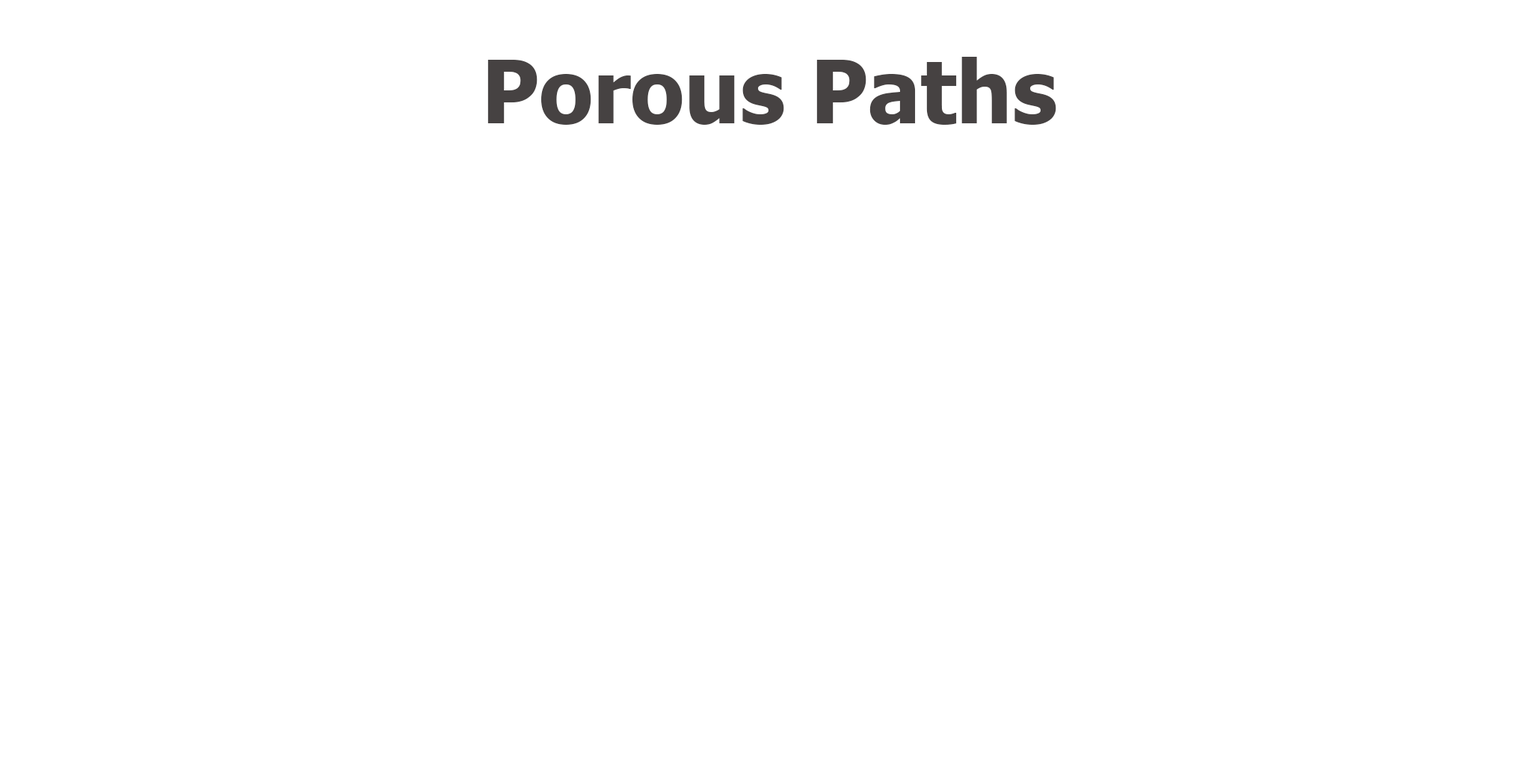
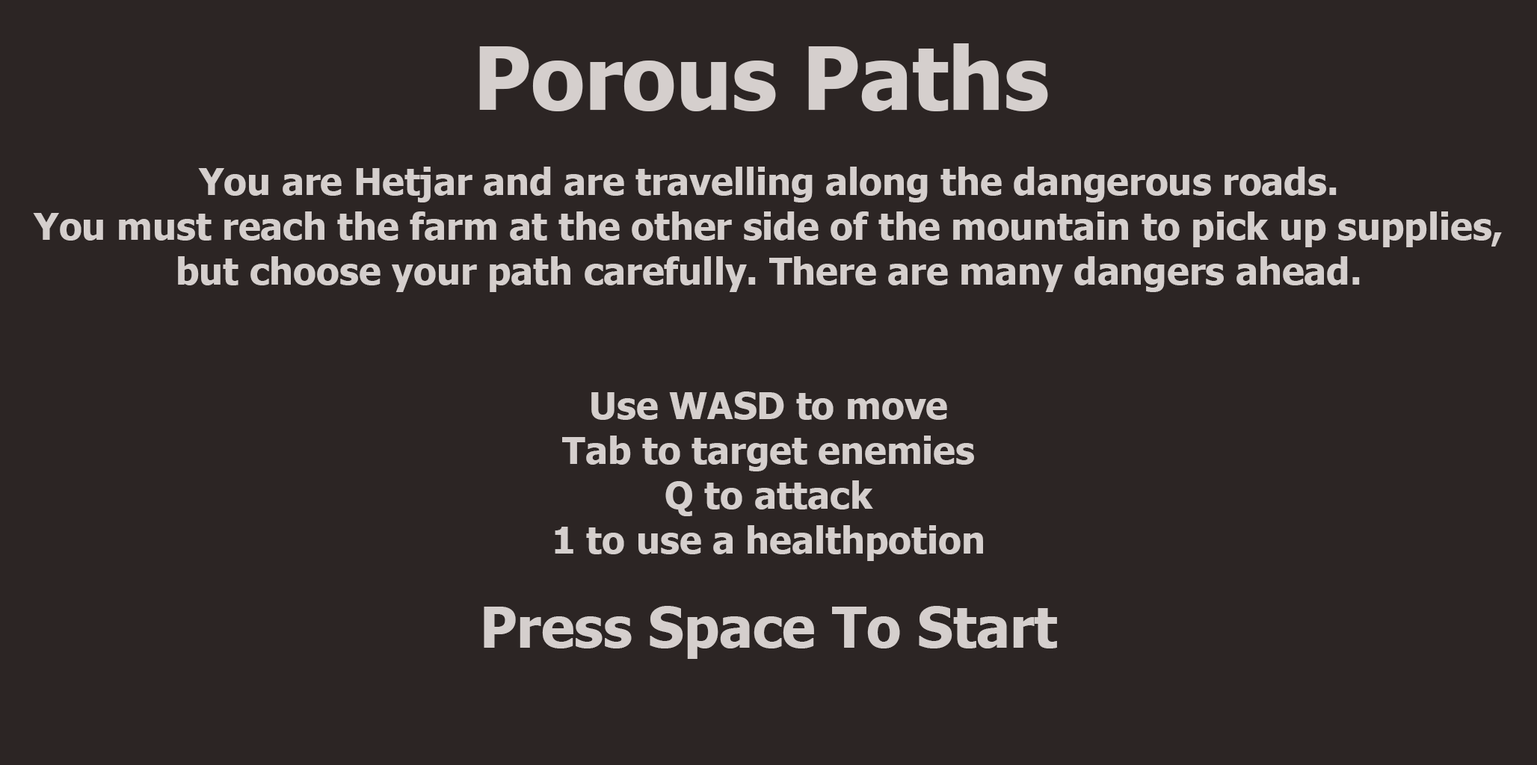
Before/after of a 1537 x 765 layered artwork. What changed in the layer stack:
added layer "You are Hetjar and are travelling along the dangerous roads. Y" above "Press Space To Start" over [32,166,1502,562]
added layer "Press Space To Start" above "Porous Paths" over [483,606,1057,660]
painted on "Porous Paths" over [479,43,1057,125]
painted on "Background" over [0,0,1537,765]
